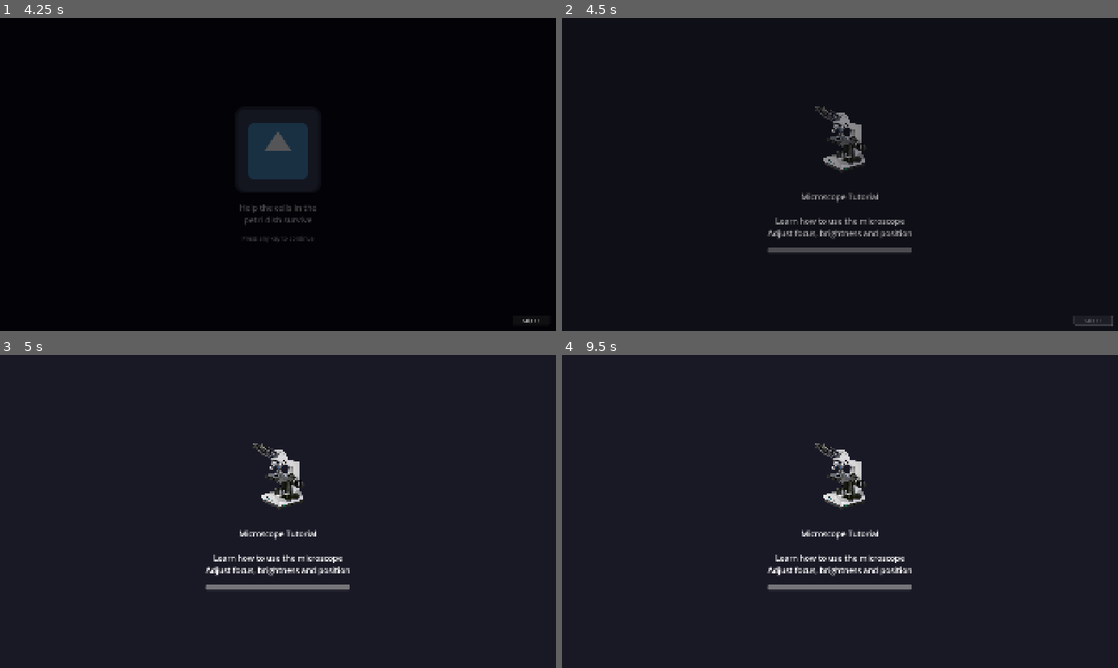
Above: before the commit, frames 1-4 (two rows, left to right).
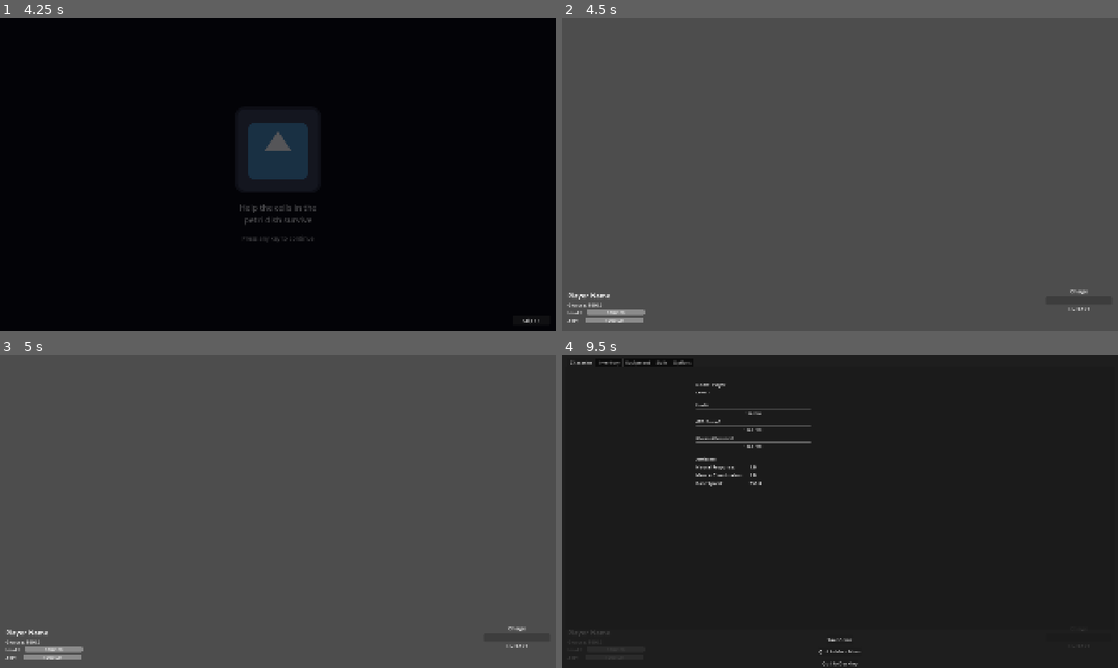
Above: after the commit, the same moments.

Repository: liup215/UnchartedLife
Game: Godot game, scene res://ui/main_menu/main_menu.tscn
The game is run twice, just before and just after one commit, with the same random seed, the same clock (stepped at 60 frames per second) and the same inputs. The engine's default icon, where the game draws it, is replaced by a stand-in: a white triangle on a blue panel in a dark square.
Inputs (mouse positions are in pixels of both pictures, inside the frame that each line leads up to):
- Up to frame 1 (4.25 s): click "New Game" at 0.5 s; click (278, 115) at 1.27 s; type "12" at 1.35 s; click "Normal" at 2 s; click "Normal" at 2.75 s; click "Start Game" at 3.5 s
- Up to frame 2 (4.5 s): click "Skip >>" at 4.25 s
- Up to frame 3 (5 s): no input
- Up to frame 4 (9.5 s): click (1095, 658) at 5 s, where only the run before the commit has a clickable "Skip >>"; tap Enter (ui_accept) at 5.75, 6.02, 6.5, 6.77, 7.25, 8, 8.27, 8.75, 9.02 s; move the mouse to (962, 495) at 5.77 s; hold D (turn_right) 5.78-6.53 s; tap Space (dodge) at 5.85 s; click (962, 495) at 5.92 s; move the mouse to (728, 527) at 6.52 s; hold S (move_backward) 6.53-7.28 s; tap E (enter_vehicle) at 6.6 s; move the mouse to (895, 442) at 7.27 s; hold D (turn_right) 7.28-8.03 s; right-click (895, 442) at 7.35 s; move the mouse to (812, 574) at 8.02 s; hold W (move_forward) 8.03-8.78 s; click (812, 574) at 8.1 s; move the mouse to (1006, 558) at 8.77 s; hold A (turn_left) from 8.78 s (still down); hold Shift (shift) from 8.78 s (still down); tap Escape (ui_cancel) at 9.4 s

Frame 1 is identical in both runs. In frame 2, 99% of the frame differs, in the area x 0-100%, y 0-100%; in frame 3, 100%; in frame 4, 3.5%.
Error after the commit: Invalid call. Nonexistent function 'has' in base 'Node (player_data_global.gd)'. (res://systems/main_game_manager.gd:15)

Commit message:
refactor: move prologue flow and loading screen management to main.tscn
Co-authored-by: liup215 <20367844+liup215@users.noreply.github.com>

Diff:
--- a/scenes/game_scene.gd
+++ b/scenes/game_scene.gd
@@ -11,10 +11,6 @@
 var player_instance: Node2D = null
 var spawned_entities: Dictionary = {}  # spawn_id -> entity instance
 
-# Prologue scene reference
-const PROLOGUE_SCENE_02 = preload("res://scenes/story/prologue/prologue_scene_02.tscn")
-var prologue_scene_instance: Node2D = null
-
 func _ready() -> void:
 	# If no data provided, try to get from external source or use default
 	if not game_scene_data:
@@ -42,9 +38,6 @@
 
 	# 5. Setup audio
 	_setup_audio()
-
-	# 6. Check and load prologue if needed
-	_check_and_load_prologue()
 
 	print("GameScene: Scene setup complete")
 
@@ -186,45 +179,6 @@
 	if game_scene_data.ambient_sound and AudioManager.has_method("play_ambient"):
 		AudioManager.play_ambient(game_scene_data.ambient_sound)
 
-func _check_and_load_prologue() -> void:
-	"""Check if this is the first time entering main scene and load prologue if needed"""
-	# Check PlayerData is available
-	if not PlayerData:
-		push_warning("GameScene: PlayerData not available, skipping prologue check")
-		return
-
-	# Check if coming from prologue_scene_01 (microscope) - if so, load glucose game
-	# Load glucose game if microscope tutorial is completed but glucose tutorial is not
-	# PlayerData properties are simple booleans, access directly
-	if PlayerData.completed_microscope_tutorial and not PlayerData.completed_glucose_tutorial:
-		_load_prologue_scene_02()
-
-func _load_prologue_scene_02() -> void:
-	"""Load the glucose identification game as an overlay"""
-	if prologue_scene_instance:
-		return  # Already loaded
-
-	prologue_scene_instance = PROLOGUE_SCENE_02.instantiate()
-	add_child(prologue_scene_instance)
-
-	# Position player for prologue
-	if is_instance_valid(player_instance):
-		player_instance.global_position = Vector2(200, 450)
-
-	# Connect to prologue completion signal if available
-	if prologue_scene_instance.has_signal("prologue_completed"):
-		prologue_scene_instance.prologue_completed.connect(_on_prologue_completed)
-
-func _on_prologue_completed() -> void:
-	"""Called when the glucose prologue is completed"""
-	if prologue_scene_instance:
-		prologue_scene_instance.queue_free()
-		prologue_scene_instance = null
-
-	# Mark as completed - PlayerData is guaranteed to have this property
-	if PlayerData:
-		PlayerData.completed_glucose_tutorial = true
-
 func _physics_process(_delta: float) -> void:
 	"""Update map chunks based on player position"""
 	if is_instance_valid(player_instance):
--- a/scenes/story/opening/opening_animation.gd
+++ b/scenes/story/opening/opening_animation.gd
@@ -59,22 +59,17 @@
 		accept_event()
 
 func _transition_to_prologue() -> void:
-	"""Transition from opening to first prologue scene"""
+	"""Transition from opening to main scene which will load prologue"""
 	# Prevent multiple calls
 	if not can_skip:
 		return
 	can_skip = false
 
-	# Transition to prologue using loading screen with microscope introduction
-	print("Opening animation complete, transitioning to prologue with loading screen...")
+	# Transition directly to main.tscn instead of prologue
+	# main.tscn will handle loading prologue scenes
+	print("Opening animation complete, transitioning to main scene...")
 
-	# Load the game icon for loading screen
-	var microscope_image: Texture2D = load("res://assets/items/tools/microscope.webp")
-	var microscope_intro_text: String = "Microscope Tutorial\n\nLearn how to use the microscope\nAdjust focus, brightness and position"
+	# Mark that we should start with prologue
+	PlayerData.set("should_start_prologue", true)
 
-	# Use SceneManager to load prologue scene with custom content
-	SceneManager.load_scene_with_progress(
-		"res://scenes/story/prologue/prologue_scene_01.tscn",
-		microscope_image,
-		microscope_intro_text
-	)
+	get_tree().change_scene_to_file("res://scenes/main.tscn")
--- a/scenes/story/prologue/prologue_scene_01.gd
+++ b/scenes/story/prologue/prologue_scene_01.gd
@@ -3,6 +3,9 @@
 ## Prologue Scene 01 - Microscope Learning Interface
 ## Educational scene teaching players how to use a microscope
 ## Includes focus controls, magnification selection, and brightness adjustment
+
+# Signal emitted when tutorial is completed
+signal tutorial_completed
 
 # Microscope configuration
 const DISTANCE_MIN: float = 0.0
@@ -278,7 +281,14 @@
 
 func _on_continue_pressed() -> void:
 	"""Continue to next scene after learning microscope basics"""
-	print("Microscope tutorial complete, transitioning to main game...")
+	print("Microscope tutorial complete")
 	# Set flag that microscope tutorial is completed
 	PlayerData.completed_microscope_tutorial = true
-	SceneManager.SwitchToScene("res://scenes/main.tscn")
+
+	# Emit signal to parent (main scene) instead of direct transition
+	# This allows main.tscn to manage the scene transitions
+	if has_signal("tutorial_completed"):
+		emit_signal("tutorial_completed")
+
+	# Remove self from parent (main scene will handle next steps)
+	queue_free()
--- a/systems/main_game_manager.gd
+++ b/systems/main_game_manager.gd
@@ -3,14 +3,137 @@
 @onready var system_menu = $SystemMenu
 @onready var game_scene: Node2D = $GameScene
 
+# Prologue scenes
+const PROLOGUE_SCENE_01 = preload("res://scenes/story/prologue/prologue_scene_01.tscn")
+const PROLOGUE_SCENE_02 = preload("res://scenes/story/prologue/prologue_scene_02.tscn")
+
+var current_prologue_scene: Control = null
+var loading_screen_instance: Control = null
+
 func _ready():
-	# GameScene handles all game/level loading (map, player, entities)
-	# Main manager just coordinates UI and high-level flow
-	pass
+	# Check if we should start with prologue
+	if PlayerData.has("should_start_prologue") and PlayerData.get("should_start_prologue"):
+		# Clear the flag
+		PlayerData.set("should_start_prologue", false)
+		# Start prologue sequence
+		_start_prologue_sequence()
+	else:
+		# GameScene handles normal game/level loading
+		pass
+
+func _start_prologue_sequence():
+	"""Start the prologue tutorial sequence"""
+	print("MainGameManager: Starting prologue sequence")
+	_load_prologue_scene_01()
+
+func _load_prologue_scene_01():
+	"""Load prologue scene 01 (microscope tutorial) with loading screen"""
+	# Show loading screen
+	_show_loading_screen_for_prologue_01()
+
+	# Wait a frame for loading screen to show
+	await get_tree().process_frame
+
+	# Instantiate prologue scene
+	current_prologue_scene = PROLOGUE_SCENE_01.instantiate()
+
+	# Connect completion signal
+	if current_prologue_scene.has_signal("tutorial_completed"):
+		current_prologue_scene.tutorial_completed.connect(_on_prologue_01_completed)
+
+	# Add to scene tree
+	add_child(current_prologue_scene)
+
+	# Hide loading screen after a brief moment
+	await get_tree().create_timer(1.0).timeout
+	_hide_loading_screen()
+
+func _on_prologue_01_completed():
+	"""Called when microscope tutorial (prologue 01) is completed"""
+	print("MainGameManager: Prologue 01 completed, loading prologue 02")
+	current_prologue_scene = null  # Will be freed by queue_free() in prologue_scene_01
+
+	# Load prologue scene 02 (glucose game)
+	_load_prologue_scene_02()
+
+func _load_prologue_scene_02():
+	"""Load prologue scene 02 (glucose identification game) with loading screen"""
+	# Show loading screen
+	_show_loading_screen_for_prologue_02()
+
+	# Wait a frame for loading screen to show
+	await get_tree().process_frame
+
+	# Instantiate prologue scene
+	current_prologue_scene = PROLOGUE_SCENE_02.instantiate()
+
+	# Connect completion signal if available
+	if current_prologue_scene.has_signal("prologue_completed"):
+		current_prologue_scene.prologue_completed.connect(_on_prologue_02_completed)
+
+	# Add to scene tree
+	add_child(current_prologue_scene)
+
+	# Hide loading screen after a brief moment
+	await get_tree().create_timer(1.0).timeout
+	_hide_loading_screen()
+
+func _on_prologue_02_completed():
+	"""Called when glucose tutorial (prologue 02) is completed"""
+	print("MainGameManager: Prologue 02 completed, starting main game")
+
+	# Clean up prologue scene
+	if current_prologue_scene:
+		current_prologue_scene.queue_free()
+		current_prologue_scene = null
+
+	# Mark as completed
+	PlayerData.completed_glucose_tutorial = true
+
+	# Now the game_scene will take over with normal gameplay
+
+func _show_loading_screen_for_prologue_01():
+	"""Show loading screen with microscope tutorial info"""
+	var microscope_image: Texture2D = load("res://assets/items/tools/microscope.webp")
+	var microscope_text: String = "Microscope Tutorial\n\nLearn how to use the microscope\nAdjust focus, brightness and position"
+	_show_loading_screen(microscope_image, microscope_text)
+
+func _show_loading_screen_for_prologue_02():
+	"""Show loading screen with glucose tutorial info"""
+	var glucose_image: Texture2D = load("res://icon.svg")  # Use default icon for now
+	var glucose_text: String = "Glucose Tutorial\n\nLearn to identify glucose molecules\nEssential for survival"
+	_show_loading_screen(glucose_image, glucose_text)
+
+func _show_loading_screen(image: Texture2D = null, text: String = "Loading..."):
+	"""Show the loading screen managed by main scene"""
+	if not loading_screen_instance:
+		# Load and instantiate loading screen
+		var loading_screen_scene = load("res://ui/loading_screen/loading_screen.tscn")
+		if loading_screen_scene:
+			loading_screen_instance = loading_screen_scene.instantiate()
+			add_child(loading_screen_instance)
+
+	# Configure and show
+	if loading_screen_instance:
+		if image and loading_screen_instance.has_method("set_image"):
+			loading_screen_instance.set_image(image)
+		if text and loading_screen_instance.has_method("set_text"):
+			loading_screen_instance.set_text(text)
+		if loading_screen_instance.has_method("show_loading_screen"):
+			loading_screen_instance.show_loading_screen()
+
+func _hide_loading_screen():
+	"""Hide the loading screen"""
+	if loading_screen_instance and loading_screen_instance.has_method("hide_loading_screen"):
+		loading_screen_instance.hide_loading_screen()
 
 func _unhandled_input(event):
 	# Using the built-in "ui_cancel" action, which is mapped to Escape by default.
 	if event.is_action_pressed("ui_cancel"):
+		# Don't allow system menu during prologue
+		if current_prologue_scene:
+			return
+
 		if system_menu.visible:
 			system_menu.close_menu()
 		else:
